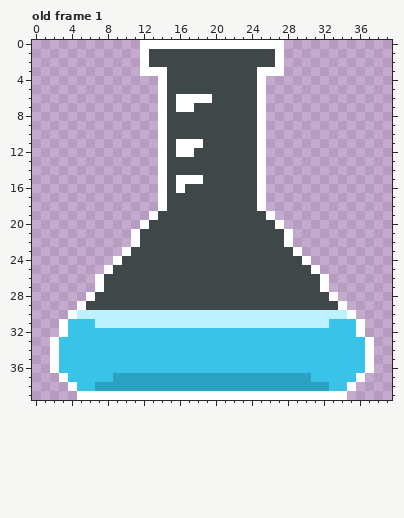
Pixel-art file -- public/assets/ui/mutation/custom icon.aseprite. Above: the version before the commit.
40x40 pixels, 1 frame. Shown: old frame 1. The commit also changed other frames, which this record leaves out.
The result:
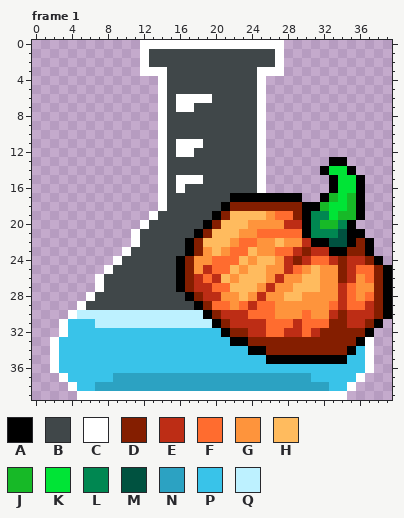
Palette (. is transparent): A #000000  B #404749  C #ffffff  D #841e00  E #bd2d15  F #ff6c2f  G #fe943c  H #ffbb5e  J #17b927  K #00e436  L #008751  M #005240  N #2ca2c2  P #39c3e9  Q #bdf1ff
A new or re-ordered frame is compared with the old frame closest to it.
The exact change:
frames 1 -> 4
layer "glass" added
layer "Layer 1" now shown
layer "Layer 5" added
layer "Layer 2" removed
--- frame 1 is new; against old frame 1, layers "Layer 5", "Layer 1"
@@ x 14..39 @@
 12 CBCCBBBBBBBC..............
-13 CBBBBBBBBBBC..............
-14 CBBBBBBBBBBC..............
-15 CBCCCBBBBBBC..............
-16 CBCBBBBBBBBC..............
-17 CBBBBBBBBBBC..............
-18 CBBBBBBBBBBC..............
-19 BBBBBBBBBBBBC.............
-20 BBBBBBBBBBBBBC............
-21 BBBBBBBBBBBBBBC...........
-22 BBBBBBBBBBBBBBC...........
-23 BBBBBBBBBBBBBBBC..........
-24 BBBBBBBBBBBBBBBBC.........
-25 BBBBBBBBBBBBBBBBBC........
-26 BBBBBBBBBBBBBBBBBBC.......
-27 BBBBBBBBBBBBBBBBBBC.......
-28 BBBBBBBBBBBBBBBBBBBC......
-29 BBBBBBBBBBBBBBBBBBBBC.....
-30 QQQQQQQQQQQQQQQQQQQQQC....
-31 QQQQQQQQQQQQQQQQQQQPPPC...
-32 PPPPPPPPPPPPPPPPPPPPPPC...
-33 PPPPPPPPPPPPPPPPPPPPPPPC..
-34 PPPPPPPPPPPPPPPPPPPPPPPC..
-35 PPPPPPPPPPPPPPPPPPPPPPPC..
+13 CBBBBBBBBBBC.......AA.....
+14 CBBBBBBBBBBC......AKKA....
+15 CBCCCBBBBBBC.......AKKA...
+16 CBCBBBBBBBBC.......AKKA...
+17 CBBBBBBBAAAAAAAA..AJKJA...
+18 CBBBBBBADDDDDDDDAAJKKJA...
+19 BBBBBBADHHHHGFFDALLKJJA...
+20 BBBBBADHHHGGGGEEALJJLA....
+21 BBBBADHHHGGFFFFFALLLMAA...
+22 BBBADHHHGFFGGHGGEAAMMADA..
+23 BBBADGHGFFHGGFFEDEEAADDA..
+24 BBADGGFFFHGHHGEDEFFEDEEDA.
+25 BBADGEFFHGHHGGEFGHGGDEFFDA
+26 BBADEFEHGHHHGEGGHHGGDEGFDA
+27 BBADEEFFHHHGEGGHHHGGEFGGDA
+28 BBBADEEGGHGEGGHHGGGGEFGFDA
+29 BBBBADFFGFEFFGGGGGGFEFFEDA
+30 QQQQQADEEEFFFGGGFGGEDEEEDA
+31 QQQQQQADEEEEFFFEFFFDDEEDA.
+32 PPPPPPPADDEEFFEEFEDDDDDA..
+33 PPPPPPPPAADDDDDDDDDDDDAC..
+34 PPPPPPPPPPAADDDDDDDDDAPC..
+35 PPPPPPPPPPPPAAAAAAAAAPPC..
 36 PPPPPPPPPPPPPPPPPPPPPPPC..
Pixel boxes of the changes (left, top, right, bottom) in both pictures:
changed: (176, 157, 392, 364)
